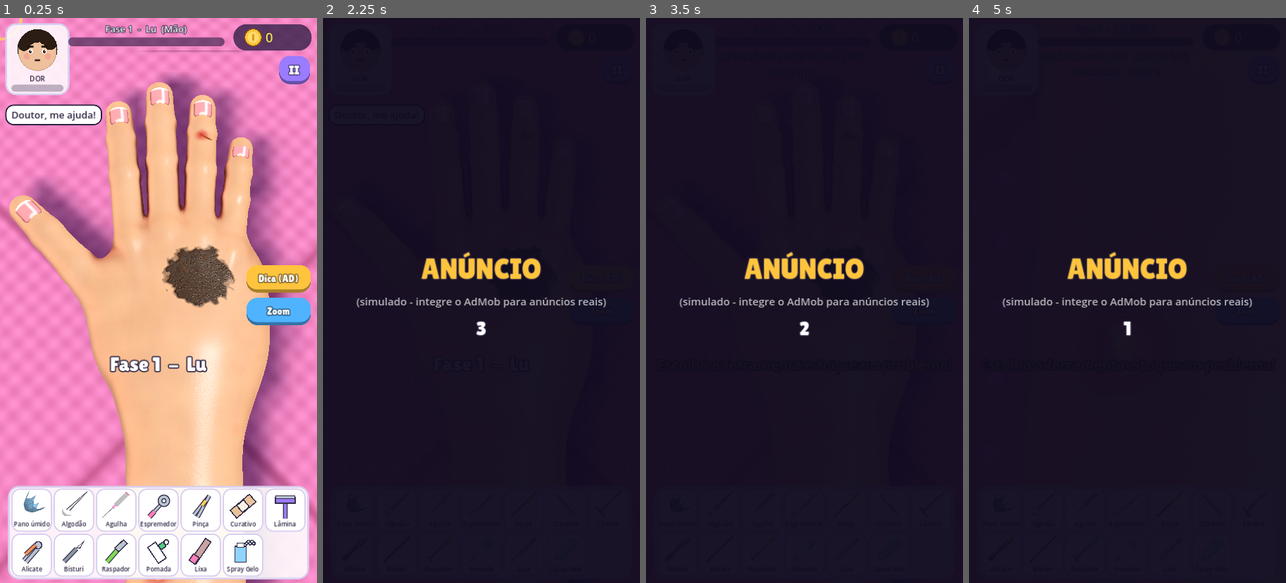
Above: before the commit, frames 1-4 (left to right).
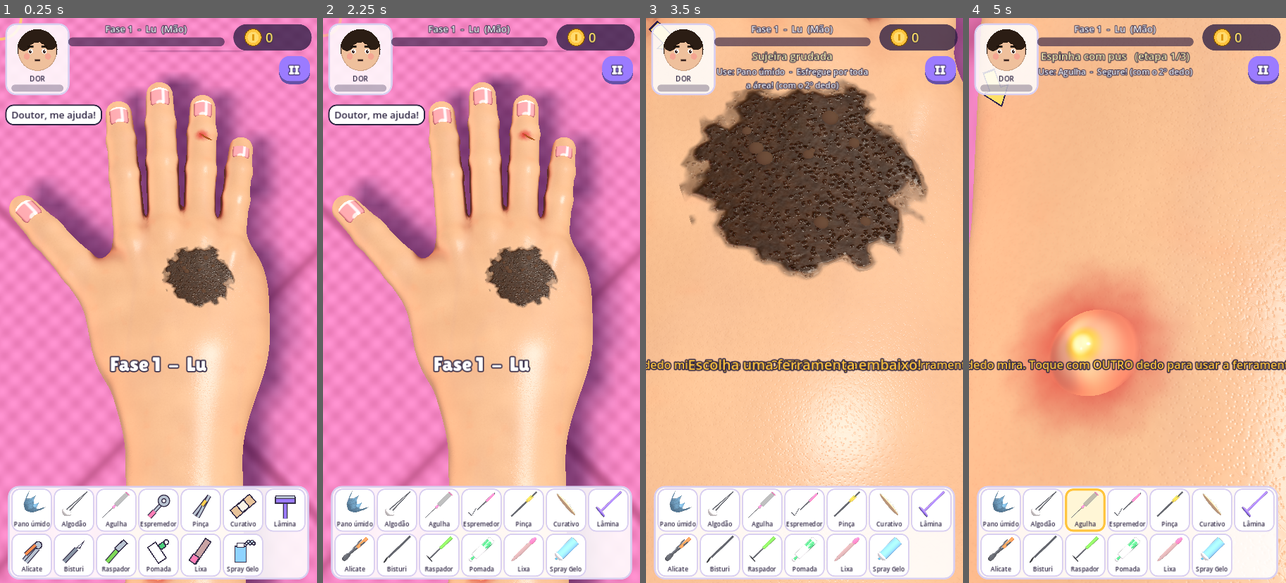
Above: after the commit, the same moments.

Repository: RenanSantosF/Game-Body-Care-ASMR
Game: Godot game, scene res://tests/pain_test.tscn
Two runs of this game, one before a commit and one after it. Both use one fixed random seed, a clock stepped at 60 frames per second and the inputs below. This scene is started directly instead of the project's main scene.
Inputs (mouse positions are in pixels of both pictures, inside the frame that each line leads up to):
- Up to frame 1 (0.25 s): no input
- Up to frame 2 (2.25 s): click "II" at 0.5 s; click "Reiniciar" at 1.25 s; click (601, 277) at 2 s, where only the run before the commit has a clickable "Dica (AD)"
- Up to frame 3 (3.5 s): click (924, 311) at 2.75 s, where only the run before the commit has a clickable "Zoom"
- Up to frame 4 (5 s): click "Algodão" at 3.5 s; click "Agulha" at 4.25 s

The runs differ from the first frame. In frame 1, 1.9% of the frame differs, in the area x 77-98%, y 43-55%; in frame 2, 100%; in frame 3, 100%; in frame 4, 100%, in the area x 0-100%, y 0-100%.

Commit message:
Só o segundo dedo age, câmera automática, mais ajuda e limpeza com retorno claro
- 1 dedo só mira; o 2º dedo usa a ferramenta (furar, cortar, limpar, puxar, colar)
- Câmera automática vai para o próximo problema; enquadramento não mostra o corpo cortado
  e uma toalha cobre o fim do braço/perna
- Só ferramentas que machucam causam dor no lugar errado; as outras só avisam
- Agulha/lâmina em pele saudável fazem machucado (sangra, algodão + curativo)
- Curativo sempre por cima do machucado
- Dicas sempre ligadas (sem 'Dica (AD)'), anel de progresso e aviso 'PRONTO! Agora: ...'
- Algodão/pano só mostram efeito quando realmente limpam; áreas fora da pele contam como limpas
- Paciente foi embora: 'Tentar de novo daqui (AD)' sem recomeçar a fase

Co-Authored-By: Claude Opus 5.5 <noreply@anthropic.com>
Claude-Session: https://claude.ai/code/session_018FqBizrxeCYspsa3TYxQyo

Diff:
--- a/scripts/body.gd
+++ b/scripts/body.gd
@@ -47,6 +47,29 @@
 	cam_center = Vector3(0.1, 0, -0.15) if part == "mao" else Vector3(-0.1, 0, 0)
 	_build_shadow()
 	_build_nails()
+	_build_towel()
+
+## Toalha enrolada cobrindo o fim do braço/perna (como na clínica)
+func _build_towel() -> void:
+	var x0: float = float(meta["x0"])
+	var fm := MeshGen.shader_mat("res://shaders/fabric.gdshader")
+	fm.set_shader_parameter("kind", 0)
+	fm.set_shader_parameter("base", Color(0.96, 0.95, 0.92))
+	fm.set_shader_parameter("wet", 0.0)
+	for k in 2:
+		var cyl := CylinderMesh.new()
+		cyl.top_radius = 0.52 - k * 0.06
+		cyl.bottom_radius = cyl.top_radius
+		cyl.height = 3.2
+		cyl.radial_segments = 40
+		cyl.rings = 4
+		var mi := MeshInstance3D.new()
+		mi.mesh = cyl
+		mi.material_override = fm
+		mi.cast_shadow = GeometryInstance3D.SHADOW_CASTING_SETTING_OFF
+		add_child(mi)
+		mi.rotation.x = PI / 2
+		mi.position = Vector3(x0 + 0.42 - k * 0.62, -0.05 + k * 0.04, -0.15)
 
 ## Sombra de contato macia no travesseiro (silhueta borrada do mapa de altura)
 func _build_shadow() -> void:
--- a/scripts/game.gd
+++ b/scripts/game.gd
@@ -71,6 +71,7 @@
 var tool_pos := Vector3.ZERO
 var tool_vel := Vector3.ZERO
 var guide: GuideArrow
+var pending_focus := false
 
 var hud: CanvasLayer
 var hud_root: Control
@@ -232,11 +233,10 @@
 		await get_tree().create_timer(0.9).timeout
 		_toast("CASO EXTREMO!", UIKit.RED, 64, 1.3)
 	await get_tree().create_timer(1.0).timeout
-	focus = _first_problem()
+	_focus_on(_first_problem())
 	input_ok = true
-	_toast("Dois dedos: zoom. Segundo dedo: usar a ferramenta.", UIKit.YELLOW, 26, 2.6)
-	if level == 1:
-		_toast("Escolha a ferramenta e toque no problema!", UIKit.YELLOW, 32, 3.0)
+	if level <= 2:
+		_toast("1 dedo mira. Toque com OUTRO dedo para usar a ferramenta.", UIKit.YELLOW, 26, 3.2)
 	_update_labels()
 
 func _first_problem() -> Problem:
@@ -312,10 +312,11 @@
 	focus = p
 	wide = false
 	var target := p.center()
-	var d := clampf(0.55 + p.focus_radius() * 2.6, 0.75, 1.5)
+	var d := clampf(0.6 + p.focus_radius() * 2.6, 0.92, 1.6)
 	# um pouco acima do centro da tela por causa da barra de ferramentas
 	var look := target - CAM_UP * d * 0.12
 	look.y = 0.0
+	look.x = maxf(look.x, -2.2 + d * 0.62)
 	_move_cam(_cam_pos_for(look, d), look)
 	_update_labels()
 	for q in problems:
@@ -340,10 +341,12 @@
 		lbl_hint.text = "Toque com OUTRO dedo para %s!" % verb
 	var p := focus if focus and not focus.done else _next_problem(cam_look)
 	focus = p
-	if p == null or finished or (pressing and active == p):
+	if p == null or finished:
 		guide.visible = false
 		return
 	guide.visible = true
+	guide.working = pressing and active == p
+	guide.progress = p.progress
 	guide.behind = cam.is_position_behind(p.center())
 	guide.target = cam.unproject_position(p.center())
 	guide.radius = _screen_radius(p)
@@ -584,21 +587,10 @@
 		if touches.size() == 1:
 			tool_touch = idx
 			_tool_down(pos + TOOL_OFFSET)
-		elif touches.size() == 2:
-			if tool_touch >= 0 and active != null:
-				# segundo dedo aciona a ferramenta
-				trig_touch = idx
-				_trigger(true)
-			else:
-				# dois dedos: zoom e mover a câmera
-				if tool_touch >= 0:
-					_tool_up()
-				tool_touch = -1
-				cam_gesture = true
-				var ps: Array = touches.values()
-				pinch_d0 = maxf(20.0, ps[0].distance_to(ps[1]))
-				cam_d0 = cam_dist
-				pan_last = (ps[0] + ps[1]) * 0.5
+		elif tool_touch >= 0 and trig_touch < 0:
+			# segundo dedo em qualquer lugar = usar a ferramenta
+			trig_touch = idx
+			_trigger(true)
 	else:
 		touches.erase(idx)
 		if idx == trig_touch:
@@ -608,36 +600,18 @@
 			tool_touch = -1
 			_trigger(false)
 			_tool_up()
-		if touches.size() < 2:
-			cam_gesture = false
-		if touches.is_empty():
-			cam_gesture = false
-
-func _on_touch_drag(idx: int, pos: Vector2, rel: Vector2) -> void:
+
+func _on_touch_drag(idx: int, pos: Vector2, _rel: Vector2) -> void:
 	touches[idx] = pos
-	if cam_gesture and touches.size() >= 2:
-		var ps: Array = touches.values()
-		var d := maxf(20.0, ps[0].distance_to(ps[1]))
-		var mid: Vector2 = (ps[0] + ps[1]) * 0.5
-		if cam_tween:
-			cam_tween.kill()
-		var target := clampf(cam_d0 * pinch_d0 / d, MIN_D, WIDE_D)
-		_cam_zoom(target / maxf(cam_dist, 0.001), mid)
-		_cam_pan(mid - pan_last)
-		pan_last = mid
-		return
 	if idx == tool_touch:
-		if selected == "" and active == null:
-			# sem ferramenta, um dedo move a câmera
-			pan_last = pos - rel
-			_cam_pan(rel)
-			return
 		_drag(pos + TOOL_OFFSET)
 
 func _tool_down(pos: Vector2) -> void:
 	if selected == "":
 		pressing = false
 		last_pos = pos
+		_toast("Escolha uma ferramenta embaixo!", UIKit.YELLOW, 32, 1.0)
+		_bounce(tool_bar.get_parent())
 		return
 	_press(pos)
 
@@ -645,24 +619,35 @@
 	if pressing:
 		_release()
 
-## Segundo dedo: fecha a pinça, aperta o espremedor, fura com a agulha, aplica o curativo...
+const HARMFUL := ["agulha", "bisturi", "alicate", "lamina", "raspador", "lixa", "espremedor", "pinca"]
+
+## Segundo dedo: só ele faz a ferramenta agir (furar, cortar, limpar, puxar, colar...)
 func _trigger(on: bool) -> void:
 	if on == triggering:
 		return
 	triggering = on
 	if not on:
+		if active:
+			active.end_stroke()
+		skin_cut = null
+		return
+	if not pressing or selected == "":
 		return
 	GameData.vibrate(12)
-	Sfx.play("tap", 0.1, -10)
 	var a := active
 	if a == null:
-		if pressing and selected != "":
-			var p := _pick_problem(last_pos)
-			if p and p.tool() == selected:
-				_start_on(p, last_pos)
-				a = active
-		if a == null:
+		var p := _pick_problem(last_pos)
+		if p == null:
+			_skin_touch(last_pos)
 			return
+		if p.tool() != selected:
+			_wrong(p, last_pos)
+			return
+		_start_on(p, last_pos)
+		a = active
+	_act_start(a)
+
+func _act_start(a: Problem) -> void:
 	match a.mech():
 		Defs.Mech.PICK:
 			if not a.pick(last_pos, 70.0, cam):
@@ -673,6 +658,16 @@
 			grip_start = last_pos
 			pull_max = 0.0
 			Sfx.play("pull", 0.2, -10)
+		Defs.Mech.CUT:
+			stroke_first = true
+			if a.has_paint_cut():
+				_paint_cut(a, last_pos)
+			else:
+				_cut_start(a, last_pos)
+		Defs.Mech.RUB:
+			_do_rub(a, last_pos, 0.0)
+		Defs.Mech.SWEEP:
+			a.sweep(last_pos, _sweep_r(), cam)
 
 func _screen_radius(p: Problem) -> float:
 	var c := cam.unproject_position(p.center())
@@ -721,17 +716,8 @@
 	last_pos = pos
 	frame_pull = 0.0
 	var p := _pick_problem(pos)
-	if p == null:
-		_skin_touch(pos)
-		return
-	if selected == "":
-		_toast("Escolha uma ferramenta!", UIKit.YELLOW, 38, 1.0)
-		_bounce(tool_bar.get_parent())
-		return
-	if p.tool() != selected:
-		_wrong(p, pos)
-		return
-	_start_on(p, pos)
+	if p and p.tool() == selected:
+		_start_on(p, pos)
 
 ## Ferramenta afiada em pele saudável machuca
 func _skin_touch(pos: Vector2) -> void:
@@ -743,12 +729,17 @@
 	last_skin_hurt = now
 	mistakes += 1
 	_hurt(10.0, Defs.OUCH)
-	_toast("Cuidado! Você cortou a pele!", UIKit.RED, 34, 1.0)
+	if selected in ["bisturi", "lamina", "alicate"]:
+		_toast("Cuidado! Você cortou a pele!", UIKit.RED, 34, 1.0)
 	var w := _make_wound(hit[0], hit[1])
 	if w:
-		skin_cut = w
 		w.wound_stroke(hit[0], true)
-		Sfx.play("cut")
+		if selected in ["bisturi", "lamina", "alicate"]:
+			skin_cut = w
+			Sfx.play("cut")
+		else:
+			Sfx.play("poke")
+			_toast("Você furou a pele! Vai precisar limpar e fazer curativo.", UIKit.RED, 26, 1.6)
 
 func _make_wound(pos: Vector3, normal: Vector3) -> Problem:
 	if wounds >= MAX_WOUNDS:
@@ -768,25 +759,8 @@
 		focus = p
 	p.speed = GameData.speed_mult(selected) * _dirt_mult(p)
 	lbl_hint.text = Defs.MECH_HINT[p.mech()]
-	match p.mech():
-		Defs.Mech.TAP, Defs.Mech.PICK, Defs.Mech.HOLD:
-			if triggering:
-				triggering = false
-				_trigger(true)
-		Defs.Mech.SWEEP:
-			p.sweep(pos, _sweep_r(), cam)
-		Defs.Mech.CUT:
-			stroke_first = true
-			if p.has_paint_cut():
-				_paint_cut(p, pos)
-			else:
-				_cut_start(p, pos)
-		Defs.Mech.PULL:
-			p.pull_dir = Vector3(cam.global_basis.x.x, 0, cam.global_basis.x.z).normalized()
-			grip_start = pos
-			pull_max = 0.0
-		Defs.Mech.RUB:
-			_do_rub(p, pos, 0.0)
+	if p.mech() == Defs.Mech.PULL:
+		p.pull_dir = Vector3(cam.global_basis.x.x, 0, cam.global_basis.x.z).normalized()
 
 ## Corte de verdade: a lâmina risca a pele exatamente onde o dedo passa
 func _paint_cut(p: Problem, pos: Vector2) -> void:
@@ -864,14 +838,18 @@
 		var o := cam.project_ray_origin(pos)
 		var d := cam.project_ray_normal(pos)
 		wpos = o + d * ((p.center().y - o.y) / d.y)
+	var gained := 0.0
 	if p.uses_nail_mask():
-		p.rub_nail(wpos, BRUSH.get(selected, 0.04) * 0.6)
+		gained = p.rub_nail(wpos, BRUSH.get(selected, 0.04) * 0.6)
 	else:
-		p.rub(wpos, px, BRUSH.get(selected, 0.04))
+		gained = p.rub(wpos, px, BRUSH.get(selected, 0.04))
 	if selected in ["pano", "algodao"]:
 		body.clean_stains(wpos, BRUSH.get(selected, 0.04))
-		if px > 0.0:
-			tool_model.soil(p.soil_color(), px * 0.0006)
+	# só mostra efeito/suja a ferramenta quando de fato está tirando algo
+	if gained > 0.0004:
+		_rub_fx(p)
+		if selected in ["pano", "algodao"]:
+			tool_model.soil(p.soil_color(), minf(0.05, gained * 2.0))
 	_dirty_pain(p, 0.02)
 
 func _drag(pos: Vector2) -> void:
@@ -879,8 +857,12 @@
 	last_pos = pos
 	if active == null and selected != "":
 		var p := _pick_problem(pos)
-		if p and p.tool() == selected and p.mech() in [Defs.Mech.RUB, Defs.Mech.SWEEP]:
+		if p and p.tool() == selected:
 			_start_on(p, pos)
+			if triggering and p.mech() in [Defs.Mech.RUB, Defs.Mech.SWEEP, Defs.Mech.CUT]:
+				_act_start(p)
+	if not triggering:
+		return
 	if skin_cut and is_instance_valid(skin_cut) and pressing:
 		var hit := _ray_body(pos)
 		if not hit.is_empty() and hit[0].distance_to(skin_cut.center()) < skin_cut.size * 2.0:
@@ -893,7 +875,6 @@
 	match a.mech():
 		Defs.Mech.RUB:
 			if _within(a, pos, 1.8):
-				_rub_fx(a)
 				_do_rub(a, pos, rel)
 		Defs.Mech.CUT:
 			if a.has_paint_cut():
@@ -903,12 +884,16 @@
 		Defs.Mech.PULL:
 			frame_pull += rel
 		Defs.Mech.SWEEP:
-			if a.sweep(pos, _sweep_r(), cam) == 0:
-				_rub_fx(a)
+			a.sweep(pos, _sweep_r(), cam)
 
 func _release() -> void:
 	pressing = false
 	triggering = false
+	if pending_focus and not finished:
+		pending_focus = false
+		var nx := _next_problem(cam_look)
+		if nx:
+			_focus_on(nx)
 	if active:
 		active.end_stroke()
 	active = null
@@ -944,6 +929,9 @@
 			Sfx.play_throttled("scrub", 0.15, 0.2, -10)
 
 func _wrong(p: Problem, pos: Vector2) -> void:
+	if not selected in HARMFUL:
+		_toast("%s não serve para isso. Use: %s" % [Defs.TOOLS[selected]["name"], Defs.TOOLS[p.tool()]["name"]], UIKit.YELLOW, 26, 1.4)
+		return
 	if now - last_mistake < 0.8:
 		return
 	last_mistake = now
@@ -989,6 +977,8 @@
 		_say(Defs.RELIEF.pick_random())
 	var sp := cam.unproject_position(p.center())
 	_float_text("+%d" % c, sp + Vector2(0, -40), UIKit.YELLOW, 40)
+	if not fin:
+		_toast("PRONTO! Agora: %s" % Defs.TOOLS[p.tool()]["name"], UIKit.GREEN, 34, 1.2)
 	if combo >= 2:
 		_toast("COMBO x%d!" % combo, UIKit.PINK, 48, 0.8)
 	Sfx.play("coin", 0.05, -8)
@@ -1007,7 +997,11 @@
 			_finish()
 			return
 		if p == focus:
-			focus = _next_problem(p.center())
+			pending_focus = true
+			await get_tree().create_timer(0.7).timeout
+			if not finished and not pressing and pending_focus:
+				pending_focus = false
+				_focus_on(_next_problem(p.center()))
 
 func _on_popped(p: Problem, _c: Color) -> void:
 	shake = 0.025
@@ -1050,7 +1044,7 @@
 	var hc := CenterContainer.new()
 	hc.add_child(h)
 	vb.add_child(hc)
-	var cont := UIKit.btn("Acalmar e continuar (AD)", UIKit.GREEN, 24, Vector2(340, 76))
+	var cont := UIKit.btn("Tentar de novo daqui (AD)", UIKit.GREEN, 26, Vector2(380, 84))
 	cont.pressed.connect(func(): Ads.show_rewarded(func():
 		dim.queue_free()
 		modal_open = false
@@ -1060,7 +1054,7 @@
 		face.hurt_flash = 0.0
 		_say("Tá bom... mas com cuidado!")))
 	h.add_child(cont)
-	var retry := UIKit.btn("Tentar de novo", UIKit.BLUE, 24, Vector2(340, 76))
+	var retry := UIKit.btn("Recomeçar a fase", UIKit.BLUE, 22, Vector2(340, 70))
 	retry.pressed.connect(func(): get_tree().reload_current_scene())
 	h.add_child(retry)
 	var menu := UIKit.btn("Menu", UIKit.PURPLE, 24, Vector2(340, 76))
@@ -1282,7 +1276,7 @@
 		hint_until = now + 30.0
 		_toast("Dicas ligadas por 30s!", UIKit.YELLOW, 36, 1.2)
 		_update_labels()))
-	side.add_child(hint)
+	hint.visible = false
 	var zoom := UIKit.btn("Zoom", UIKit.BLUE, 22, Vector2(140, 62))
 	zoom.pressed.connect(func():
 		if not input_ok:
@@ -1291,7 +1285,7 @@
 			_focus_on(_next_problem(cam_look))
 		else:
 			_go_wide())
-	side.add_child(zoom)
+	zoom.visible = false
 
 	guide = GuideArrow.new()
 	hud_root.add_child(guide)
@@ -1371,6 +1365,9 @@
 	_update_labels()
 
 func _hints_on() -> bool:
+	return true
+
+func _hints_old() -> bool:
 	return level <= 2 or now < hint_until
 
 func _target() -> Problem:
@@ -1397,7 +1394,7 @@
 	if _dirt_mult(p) < 1.0:
 		lbl_hint.text = "Tá sujo em volta: limpe com o Pano primeiro!"
 	elif _hints_on():
-		lbl_hint.text = "Use: %s  -  %s" % [Defs.TOOLS[p.tool()]["name"], Defs.MECH_HINT[p.mech()]]
+		lbl_hint.text = "Use: %s  -  %s (com o 2º dedo)" % [Defs.TOOLS[p.tool()]["name"], Defs.MECH_HINT[p.mech()]]
 	elif selected == "":
 		lbl_hint.text = "Escolha uma ferramenta"
 	else:
--- a/scripts/guide_arrow.gd
+++ b/scripts/guide_arrow.gd
@@ -5,6 +5,8 @@
 var target := Vector2.ZERO
 var radius := 30.0
 var behind := false
+var working := false
+var progress := 0.0
 var t := 0.0
 const MARGIN := 70.0
 
@@ -42,6 +44,11 @@
 		return
 	var col := Color("ffe066")
 	var bounce := absf(sin(t * 4.0)) * 18.0
+	if working and not behind:
+		# anel de progresso da etapa atual
+		draw_arc(target, radius + 14, 0, TAU, 48, Color(0, 0, 0, 0.35), 9.0, true)
+		draw_arc(target, radius + 14, -PI / 2, -PI / 2 + TAU * clampf(progress, 0.0, 1.0), 48, Color("4cd07d"), 7.0, true)
+		return
 	if not behind and r.has_point(target):
 		var pulse := 0.5 + 0.5 * sin(t * 5.0)
 		draw_arc(target, radius + 10 + pulse * 8, 0, TAU, 40, Color(1, 0.9, 0.3, 0.35 + pulse * 0.3), 5.0, true)
--- a/scripts/problem.gd
+++ b/scripts/problem.gd
@@ -123,9 +123,11 @@
 		_add(amount())
 
 ## Esfregar: limpa a máscara sob o pincel (ou acumula distância)
-func rub(wpos: Vector3, px: float, brush_r: float) -> void:
+## Esfregar. Retorna o quanto avançou (0 = não limpou nada novo).
+func rub(wpos: Vector3, px: float, brush_r: float) -> float:
 	if done:
-		return
+		return 0.0
+	var before := progress
 	wet = 1.0
 	if tool() == "algodao" or tool() == "pano":
 		for h in fx_hosts:
@@ -138,13 +140,15 @@
 		var cov := _paint(target, wpos, brush_r, 0.3 * speed)
 		# precisa limpar de verdade a área toda (cobertura ponderada >= 92%)
 		progress = clampf(cov / 0.92, 0.0, 1.0)
-		if progress >= 0.995:
+		if progress >= 0.985:
 			progress = 1.0
+		var g := progress - before
 		_visual()
 		if progress >= 1.0:
 			_complete_stage()
-	else:
-		_add(px)
+		return g
+	_add(px)
+	return 1.0 if px > 0.0 else 0.0
 
 ## Corte pintado onde a lâmina passa. Retorna a distância (mundo) até a linha guia.
 func has_paint_cut() -> bool:
@@ -351,6 +355,18 @@
 	mat.set_shader_parameter("half_size", half)
 	if use_mask:
 		var mk := CleanMask.new()
+		# partes do remendo fora da pele (entre os dedos) já contam como limpas
+		var cell := CleanMask.SIZE / 24
+		for j in 24:
+			for i in 24:
+				var u := -1.0 + 2.0 * (i + 0.5) / 24.0
+				var v := -1.0 + 2.0 * (j + 0.5) / 24.0
+				var lx := (u * cos(rot) - v * sin(rot)) * half
+				var lz := (u * sin(rot) + v * cos(rot)) * half
+				if body.surface(c.x + lx, c.z + lz).is_empty():
+					mk.img.fill_rect(Rect2i(i * cell, j * cell, cell, cell), Color(1, 1, 1, 1))
+		mk.dirty = true
+		mk.flush()
 		mat.set_shader_parameter("mask", mk.tex)
 		mat.set_shader_parameter("use_mask", 1.0)
 		mi.set_meta("mask", mk)
@@ -457,7 +473,7 @@
 	var rot := atan2(fwd.z, fwd.x)
 	var half := maxf(w, l) * 0.5
 	var mi := MeshInstance3D.new()
-	mi.mesh = MeshGen.patch(body, c, half, rot, 0.009, 22)
+	mi.mesh = MeshGen.patch(body, c, half, rot, 0.014, 22)
 	mi.cast_shadow = GeometryInstance3D.SHADOW_CASTING_SETTING_OFF
 	var m := MeshGen.shader_mat("res://shaders/bandage.gdshader")
 	m.set_shader_parameter("aspect", clampf(minf(w, l) / maxf(w, l), 0.2, 0.9))
@@ -468,6 +484,7 @@
 	var bleedy := id in ["furunculo", "verme", "machucado", "unha_encravada", "larvas"]
 	m.set_shader_parameter("stain", 0.0)
 	m.set_shader_parameter("stain_col", Color(0.62, 0.08, 0.1) if bleedy else Color(0.85, 0.72, 0.35))
+	m.render_priority = 20
 	mi.material_override = m
 	body.add_child(mi)
 	var sp := body.surface(c.x, c.z)
@@ -1023,12 +1040,13 @@
 	return null
 
 ## Esfregar unha usa a máscara da própria unha
-func rub_nail(wpos: Vector3, brush_r: float) -> bool:
+func rub_nail(wpos: Vector3, brush_r: float) -> float:
 	if not n.has("mask") or nail.is_empty():
-		return false
+		return 0.0
 	var a := amount()
 	if a > 1.0:
-		return false
+		return 0.0
+	var before := progress
 	var nd: Node3D = nail["node"]
 	var lp := nd.to_local(wpos)
 	var w: float = nail["w"]
@@ -1049,12 +1067,13 @@
 			cov += mk.img.get_pixel(px, py).r
 			cnt += 1
 	progress = clampf(cov / cnt / 0.9, 0.0, 1.0)
-	if progress >= 0.995:
+	if progress >= 0.985:
 		progress = 1.0
+	var g := progress - before
 	_visual()
 	if progress >= 1.0:
 		_complete_stage()
-	return true
+	return g
 
 func uses_nail_mask() -> bool:
 	return (id == "unha_suja" and stage == 1) or (id == "fungo_unha" and stage == 0)
--- a/tests/pain_test.gd
+++ b/tests/pain_test.gd
@@ -20,6 +20,8 @@
 	for i in 12:
 		var c: Vector2 = game.cam.unproject_position(p.center())
 		game._press(c)
+		game._trigger(true)
+		game._trigger(false)
 		game._release()
 		await get_tree().create_timer(0.9).timeout
 		if game.finished:
--- a/tests/test_runner.gd
+++ b/tests/test_runner.gd
@@ -72,6 +72,7 @@
 		Defs.Mech.RUB:
 			var R: float = game._screen_radius(p) * 1.25
 			game._press(c)
+			game._trigger(true)
 			var g := 0
 			while p.stage == st and not p.done and g < 3000:
 				g += 1
@@ -83,6 +84,7 @@
 		Defs.Mech.CUT:
 			var path: PackedVector3Array = p.cut_path
 			game._press(_sp(game, path[0]))
+			game._trigger(true)
 			for i in range(1, path.size()):
 				var a2 := _sp(game, path[i - 1])
 				var b2 := _sp(game, path[i])
@@ -121,8 +123,7 @@
 						var ip := _sp(game, it["pos"])
 						game._press(ip)
 						game._drag(ip + Vector2(2, 0))
-						if p.mech() == Defs.Mech.PICK:
-							game._trigger(true)
+						game._trigger(true)
 						await get_tree().process_frame
 						game._trigger(false)
 						game._release()
Not shown, changed: export_presets.cfg
